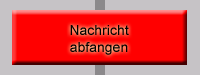
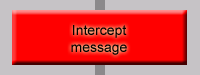
Comparing the layer stacks of the two 200px x 75px images. Changes:
renamed "Nachricht abfangen" to "Intercept message", painted on it over box(70, 25, 129, 55)
